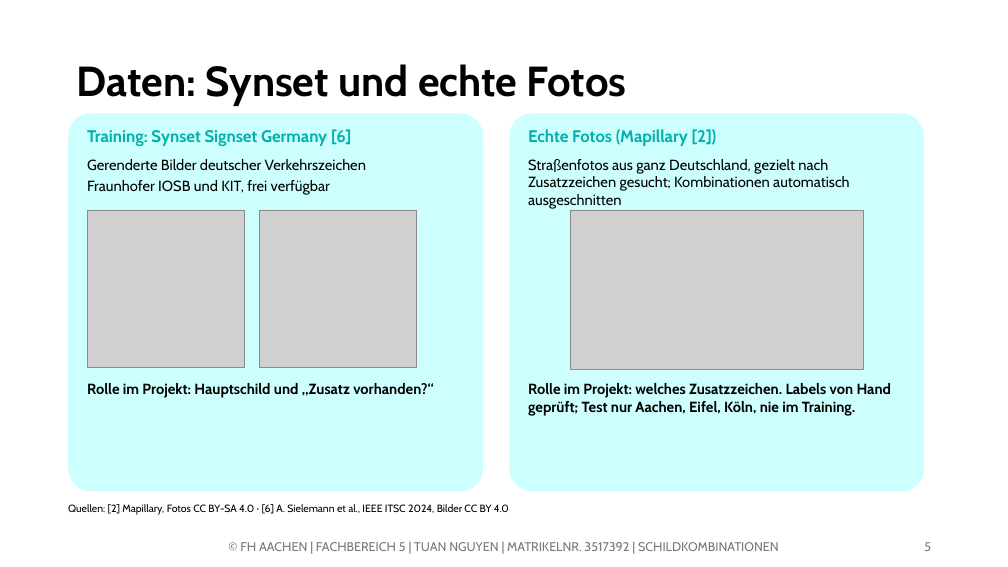
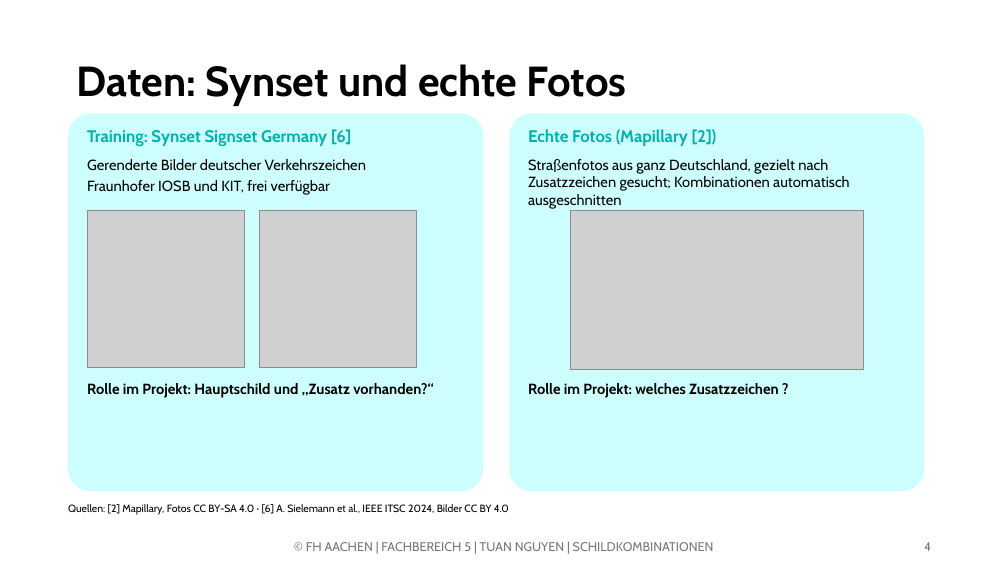
Before and after one commit to tuananh-aa-2001/Traffic-Sign-Recognition-System, a slide deck: slide 4 of praesentationen/01_einstiegspraesentation.pptx (slide 5 before the commit). Drawn at 1008x567 pixels with LibreOffice and Linux fonts; fonts in the diff are those of the drawing; grey boxes stand for pictures; background and template pictures are left out. Boxes give left, top, right and bottom in pixels: in the first picture for what was removed or moved away, otherwise in the second. Text is boxed around its words. In the diff, an @@ line names an element or a change of style, - is before the commit and + after.

```diff
--- a/praesentationen/01_einstiegspraesentation.pptx
+++ b/praesentationen/01_einstiegspraesentation.pptx
@@ text at [528, 383, 779, 398]: text changed @@
-Rolle im Projekt: welches Zusatzzeichen. Labels von Hand geprüft; Test nur Aachen, Eifel, Köln, nie im Training.
+Rolle im Projekt: welches Zusatzzeichen ?
@@ text at [306, 542, 714, 551]: text changed @@
-© FH AACHEN | FACHBEREICH 5 | TUAN NGUYEN | MATRIKELNR. 3517392 | SCHILDKOMBINATIONEN
+© FH AACHEN | FACHBEREICH 5 | TUAN NGUYEN | SCHILDKOMBINATIONEN
@@ page number at [924, 542, 931, 551]: text changed @@
-5
+4
```
Also in this commit, not shown: 6 other slides changed, 1 other file.
